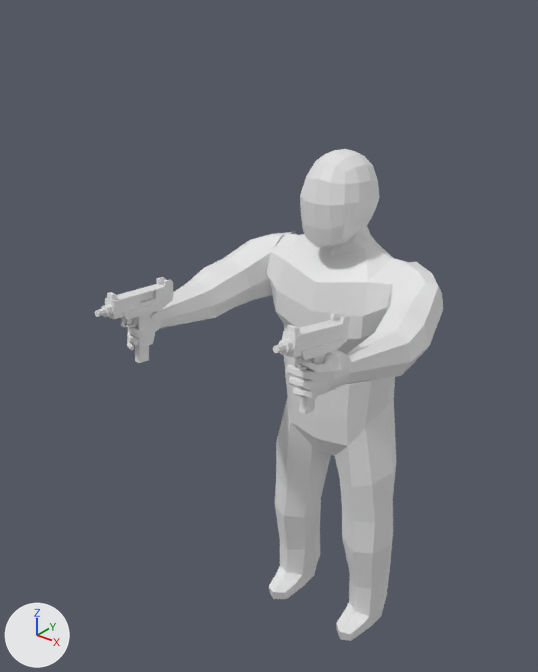
The FBX model UziSummons/Assets/Graphics/Player.fbx: old version first, new version second.
Before and after are seen from a 50 mm lens placed at (3.38, -5.36, 4.81), pointed at (-0.3, -0.76, 1.96). Every picture has the same lights, and +X, +Y and +Z are marked at lower left. Where no turn or scale is listed for an object, it has been applied to the vertices.

Before the edit, the objects in view are built like this:
```python
me_cube_016 = bpy.data.meshes.new('Cube.016')
me_cube_016.from_pydata(...)  # 240 vertices, 236 faces; spans x -0.71..0.71, y -0.54..0.35, z -3.82..0.57
me_cube_017 = bpy.data.meshes.new('Cube.017')
me_cube_017.from_pydata(...)  # 952 vertices, 968 faces; spans x -1.19..1.18, y -2.09..0.3, z -0.44..0.46
me_mesh = bpy.data.meshes.new('Mesh')
me_mesh.from_pydata(...)  # 93 vertices, 88 faces; spans x -0.296..0.296, y -0.55..0.191, z 0.377..1.175
ob_body = bpy.data.objects.new('Body', me_cube_016)
ob_body.location = (-0.04, 0.05, 2.33)
ob_hands = bpy.data.objects.new('Hands', me_cube_017)
ob_hands.location = (-0.04, -0.02, 2.34)
ob_head = bpy.data.objects.new('Head', me_mesh)
ob_head.location = (-0.04, 0.05, 2.33)
```
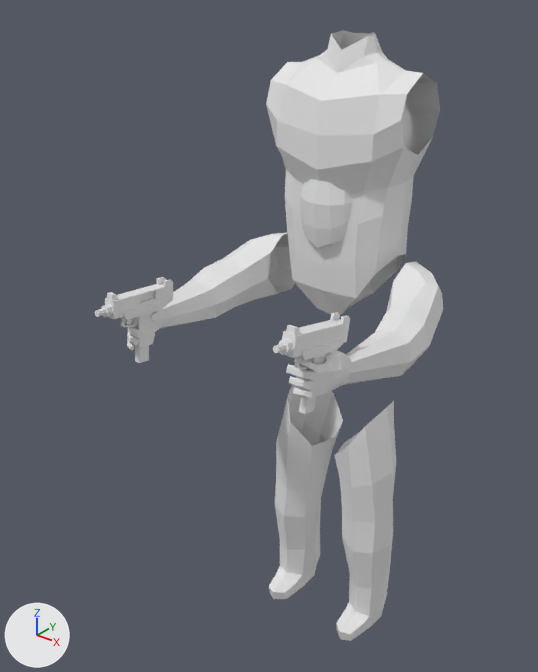
What differs and where, as boxes [x1, y1, x2, y2] in the pictures (538 x 672 px):
'Body', reshaped (12% narrower, 36% shorter): before [266, 227, 410, 641]; after [269, 376, 396, 641]
'Body.001', added: after [266, 30, 440, 315]
    faces in mat_torso (white #e7e7e7): [266, 56, 440, 298]
    faces in mat_skin (white #e7e7e7): [317, 30, 387, 73]
    faces in mat_pants (white #e7e7e7): [293, 269, 395, 315]
part 1 of me_cube_016, cut back: before [266, 227, 410, 487]; after [276, 376, 396, 487]

Patch to the scene script:
```diff
--- a/UziSummons/Assets/Graphics/Player.fbx.py
+++ b/UziSummons/Assets/Graphics/Player.fbx.py
@@ mat_pants @@
+mat_pants = principled_material('Pants')
+mat_pants.base_color = (0.8, 0.8, 0.8)  # white #e7e7e7
+mat_pants.roughness = 0.553
@@ mat_torso @@
+mat_torso = principled_material('Torso')
+mat_torso.base_color = (0.8, 0.8, 0.8)  # white #e7e7e7
+mat_torso.roughness = 0.553
@@ mat_skin @@
+mat_skin = principled_material('Skin')
+mat_skin.base_color = (0.8, 0.8, 0.8)  # white #e7e7e7
+mat_skin.roughness = 0.553
@@ me_cube_016 @@
 # used by ob_body; location = (-0.04, 0.05, 2.33)
-me_cube_016.from_pydata(...)  # 240 vertices, 236 faces; spans x -0.71..0.71, y -0.54..0.35, z -3.82..0.57
+me_cube_016.from_pydata(...)  # 144 vertices, 136 faces; spans x -0.71..0.71, y -0.52..0.33, z -3.82..-1.17
+# me_cube_016 part 1
+# 104 vertices are removed from x -0.64..0.64, y -0.54..0.35, z -1.79..0.57
+# 118 faces are deleted
+# 8 vertices are added at x -0.59..0.59, y -0.29..0.33, z -1.5..-1.46
+# 10 new faces join them, mat_pants (white #e7e7e7)
+# 8 new faces join them, mat_torso (white #e7e7e7)
+me_cube_016.materials.append(mat_torso)  # white #e7e7e7
+me_cube_016.materials.append(mat_pants)  # white #e7e7e7
@@ me_cube_000 @@
+me_cube_000.from_pydata(...)  # 118 vertices, 108 faces; spans x -0.64..0.64, y -0.54..0.35, z -1.79..0.57
+# faces by material slot: [76, 22, 10]
+me_cube_000.materials.append(mat_torso)  # white #e7e7e7
+me_cube_000.materials.append(mat_skin)  # white #e7e7e7
+me_cube_000.materials.append(mat_pants)  # white #e7e7e7
@@ ob_body_001 @@
+ob_body_001 = bpy.data.objects.new('Body.001', me_cube_000)
+ob_body_001.location = (-0.04, 0.05, 3.83)
```
